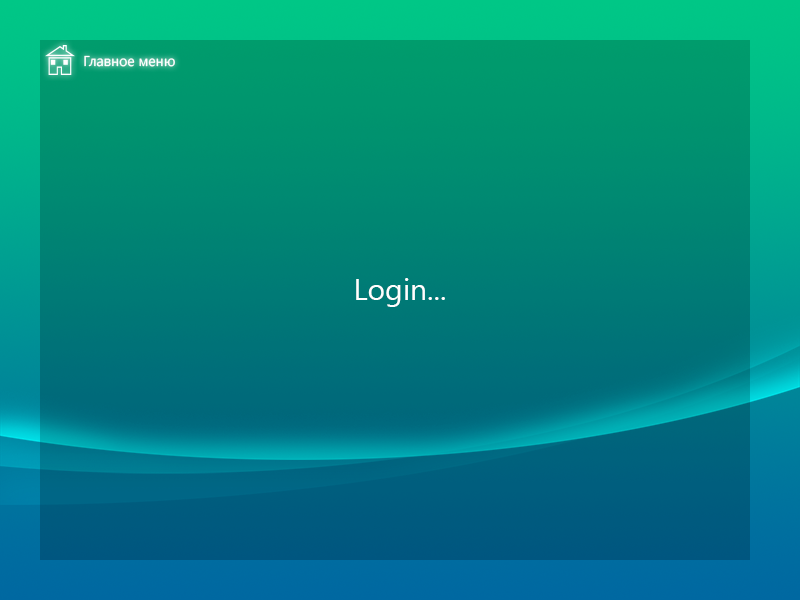
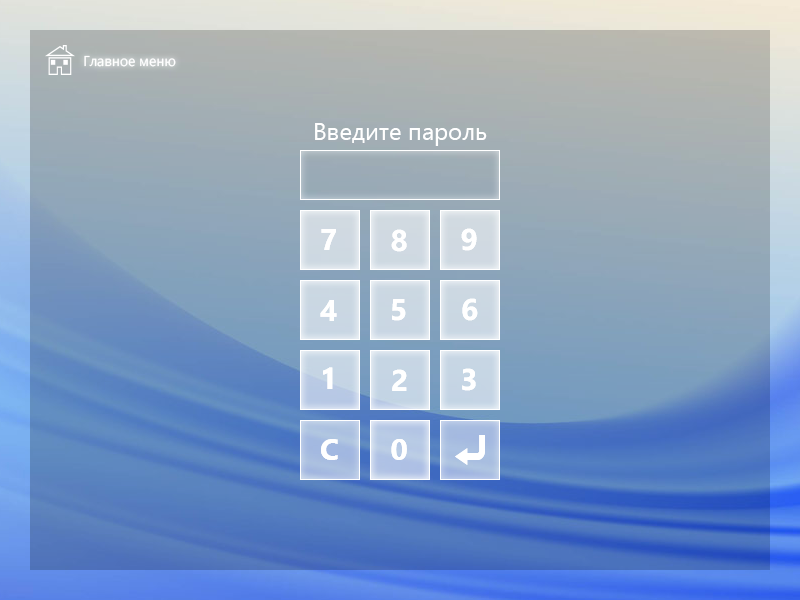
Layers edited between the first and the second 800×600 image:
painted on "Главное меню" over [88, 58, 176, 67]
showed group "Input" (2 layers) over [315, 123, 487, 146]
painted on "Введите пароль" over [328, 128, 487, 140]
showed group "Numpad pressed" (24 layers) over [320, 228, 485, 465]
painted on "0" (1st of 2, in "Numpad pressed") over [391, 440, 407, 460]
painted on "9" (1st of 2, in "Numpad pressed") over [462, 231, 477, 250]
painted on "8" (1st of 2, in "Numpad pressed") over [391, 229, 407, 252]
painted on "6" (1st of 2, in "Numpad pressed") over [462, 299, 477, 318]
painted on "5" (1st of 2, in "Numpad pressed") over [392, 299, 406, 321]
painted on "4" (1st of 2, in "Numpad pressed") over [320, 300, 337, 317]
painted on "3" (1st of 2, in "Numpad pressed") over [462, 368, 476, 391]
painted on "2" (1st of 2, in "Numpad pressed") over [392, 369, 407, 391]
painted on "1" (1st of 2, in "Numpad pressed") over [322, 367, 336, 389]
showed group "Numpad" (24 layers) over [320, 228, 485, 465]
painted on "0" (2nd of 2, in "Numpad") over [391, 440, 407, 460]
painted on "9" (2nd of 2, in "Numpad") over [462, 231, 477, 250]
painted on "8" (2nd of 2, in "Numpad") over [391, 229, 407, 252]
painted on "5" (2nd of 2, in "Numpad") over [392, 299, 406, 321]
painted on "4" (2nd of 2, in "Numpad") over [320, 300, 337, 317]
painted on "3" (2nd of 2, in "Numpad") over [462, 368, 476, 391]
painted on "2" (2nd of 2, in "Numpad") over [392, 369, 407, 391]
painted on "1" (2nd of 2, in "Numpad") over [322, 367, 336, 389]
hid "Login..." over [356, 278, 445, 307]
showed "Work Panel Rasterized" over [0, 0, 800, 600]
…and 3 more changes (3 painted)
